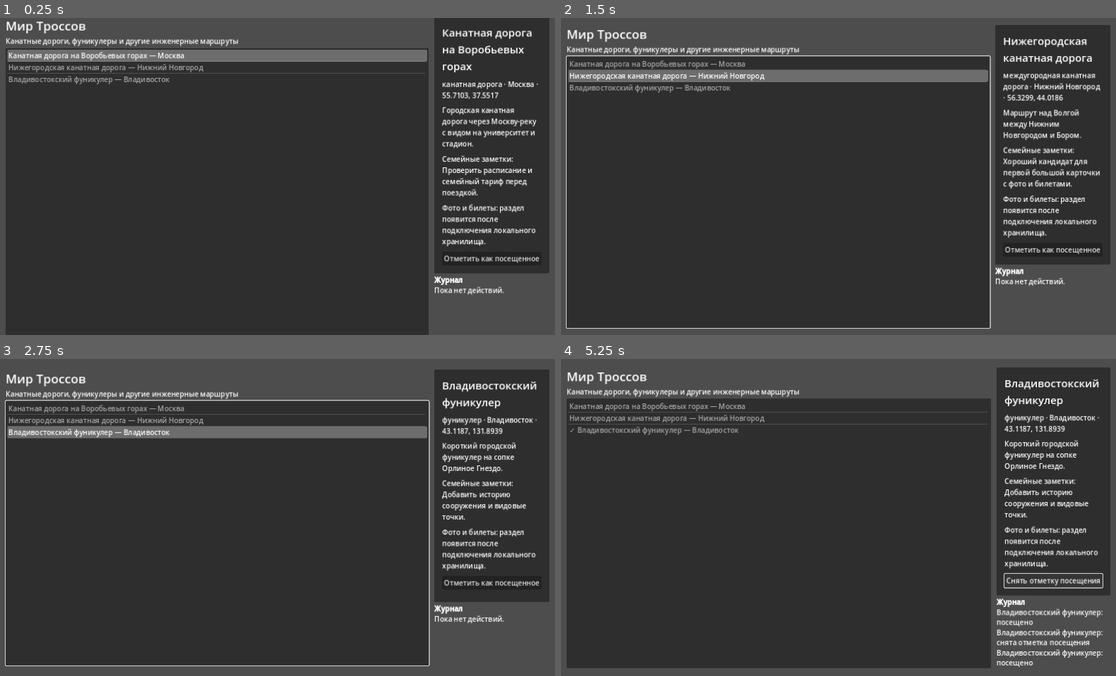
Above: before the commit, frames 1-4 (two rows, left to right).
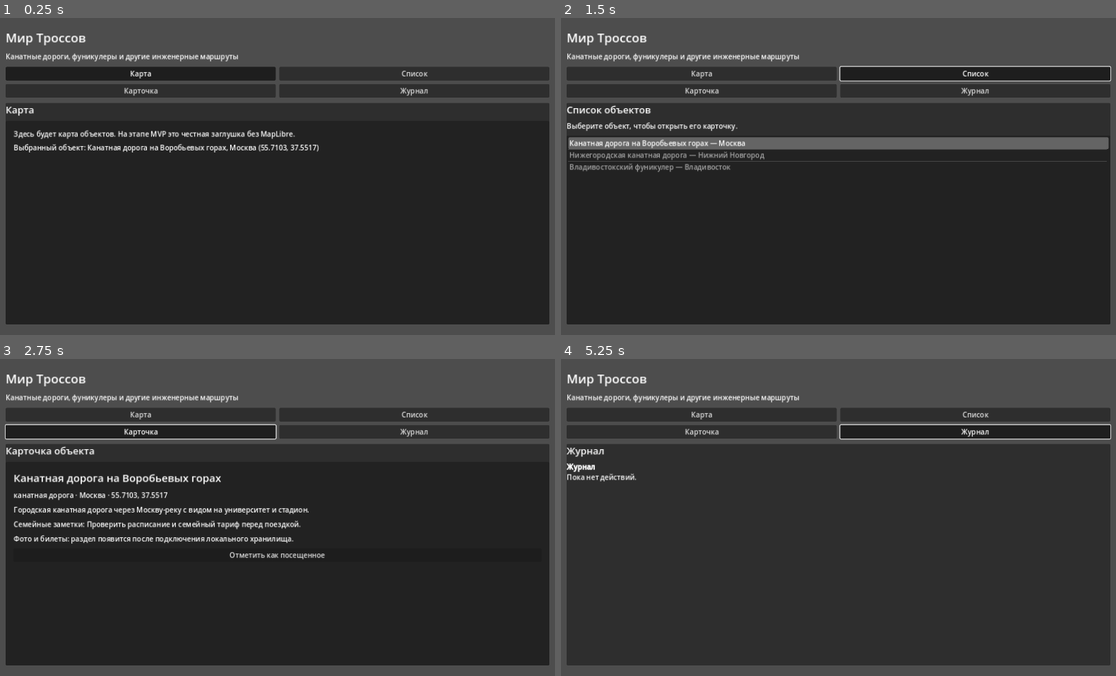
Above: after the commit, the same moments.

Repository: alexeygrigorev/cable-world
Game: Godot game, scene res://scenes/Main.tscn
The game is run twice, just before and just after one commit, with the same random seed, the same clock (stepped at 60 frames per second) and the same inputs.
Inputs (mouse positions are in pixels of both pictures, inside the frame that each line leads up to):
- Up to frame 1 (0.25 s): no input
- Up to frame 2 (1.5 s): click (699, 75) at 0.5 s, where only the run after the commit has a clickable "Карта"; click (977, 75) at 1.25 s, where only the run after the commit has a clickable "Список"
- Up to frame 3 (2.75 s): click (138, 431) at 2 s, where only the run after the commit has a clickable "Карточка"
- Up to frame 4 (5.25 s): click (977, 431) at 2.75 s, where only the run after the commit has a clickable "Журнал"; click (1054, 584) at 3.5 s, where only the run before the commit has a clickable "Отметить как посещенное"; click (1054, 584) at 4.25 s, where only the run before the commit has a clickable "Снять отметку посещения"; click (1054, 584) at 5 s, where only the run before the commit has a clickable "Отметить как посещенное"

The runs differ from the first frame. In frame 1, 22% of the frame differs, in the area x 1-99%, y 0-100%; in frame 2, 25%, in the area x 0-100%, y 2-98%; in frame 3, 21%; in frame 4, 18%.

Commit message:
Добавить модель данных и app shell
Closes #2

Closes #4

Diff:
--- a/scenes/Main.tscn
+++ b/scenes/Main.tscn
@@ -25,44 +25,158 @@
 theme_override_constants/margin_right = 24
 theme_override_constants/margin_bottom = 24
 
-[node name="Колонки" type="HSplitContainer" parent="Отступы"]
+[node name="Оболочка" type="VBoxContainer" parent="Отступы"]
 layout_mode = 2
-split_offset = 420
+theme_override_constants/separation = 12
 
-[node name="ЛеваяПанель" type="VBoxContainer" parent="Отступы/Колонки"]
-layout_mode = 2
-size_flags_horizontal = 3
-
-[node name="Заголовок" type="Label" parent="Отступы/Колонки/ЛеваяПанель"]
+[node name="Заголовок" type="Label" parent="Отступы/Оболочка"]
 layout_mode = 2
 theme_override_font_sizes/font_size = 28
 text = "Мир Троссов"
 
-[node name="Подзаголовок" type="Label" parent="Отступы/Колонки/ЛеваяПанель"]
+[node name="Подзаголовок" type="Label" parent="Отступы/Оболочка"]
 layout_mode = 2
 text = "Канатные дороги, фуникулеры и другие инженерные маршруты"
 autowrap_mode = 3
 
-[node name="ObjectList" type="ItemList" parent="Отступы/Колонки/ЛеваяПанель"]
+[node name="Навигация" type="GridContainer" parent="Отступы/Оболочка"]
+layout_mode = 2
+theme_override_constants/h_separation = 8
+theme_override_constants/v_separation = 8
+columns = 2
+
+[node name="MapButton" type="Button" parent="Отступы/Оболочка/Навигация"]
+unique_name_in_owner = true
+layout_mode = 2
+size_flags_horizontal = 3
+toggle_mode = true
+text = "Карта"
+
+[node name="ListButton" type="Button" parent="Отступы/Оболочка/Навигация"]
+unique_name_in_owner = true
+layout_mode = 2
+size_flags_horizontal = 3
+toggle_mode = true
+text = "Список"
+
+[node name="CardButton" type="Button" parent="Отступы/Оболочка/Навигация"]
+unique_name_in_owner = true
+layout_mode = 2
+size_flags_horizontal = 3
+toggle_mode = true
+text = "Карточка"
+
+[node name="JournalButton" type="Button" parent="Отступы/Оболочка/Навигация"]
+unique_name_in_owner = true
+layout_mode = 2
+size_flags_horizontal = 3
+toggle_mode = true
+text = "Журнал"
+
+[node name="Содержимое" type="PanelContainer" parent="Отступы/Оболочка"]
+layout_mode = 2
+size_flags_vertical = 3
+
+[node name="Секции" type="VBoxContainer" parent="Отступы/Оболочка/Содержимое"]
+layout_mode = 2
+size_flags_vertical = 3
+
+[node name="MapSection" type="VBoxContainer" parent="Отступы/Оболочка/Содержимое/Секции"]
+unique_name_in_owner = true
+layout_mode = 2
+size_flags_vertical = 3
+theme_override_constants/separation = 10
+
+[node name="КартаЗаголовок" type="Label" parent="Отступы/Оболочка/Содержимое/Секции/MapSection"]
+layout_mode = 2
+theme_override_font_sizes/font_size = 22
+text = "Карта"
+
+[node name="КартаЗаглушка" type="PanelContainer" parent="Отступы/Оболочка/Содержимое/Секции/MapSection"]
+custom_minimum_size = Vector2(0, 320)
+layout_mode = 2
+size_flags_vertical = 3
+
+[node name="КартаОтступы" type="MarginContainer" parent="Отступы/Оболочка/Содержимое/Секции/MapSection/КартаЗаглушка"]
+layout_mode = 2
+theme_override_constants/margin_left = 18
+theme_override_constants/margin_top = 18
+theme_override_constants/margin_right = 18
+theme_override_constants/margin_bottom = 18
+
+[node name="КартаТекст" type="VBoxContainer" parent="Отступы/Оболочка/Содержимое/Секции/MapSection/КартаЗаглушка/КартаОтступы"]
+layout_mode = 2
+theme_override_constants/separation = 8
+
+[node name="MapStatusLabel" type="Label" parent="Отступы/Оболочка/Содержимое/Секции/MapSection/КартаЗаглушка/КартаОтступы/КартаТекст"]
+unique_name_in_owner = true
+layout_mode = 2
+text = "Здесь будет карта объектов. На этапе MVP это честная заглушка без MapLibre."
+autowrap_mode = 3
+
+[node name="SelectedObjectLabel" type="Label" parent="Отступы/Оболочка/Содержимое/Секции/MapSection/КартаЗаглушка/КартаОтступы/КартаТекст"]
+unique_name_in_owner = true
+layout_mode = 2
+text = "Выбранный объект: пока не выбран"
+autowrap_mode = 3
+
+[node name="ListSection" type="VBoxContainer" parent="Отступы/Оболочка/Содержимое/Секции"]
+unique_name_in_owner = true
+visible = false
+layout_mode = 2
+size_flags_vertical = 3
+theme_override_constants/separation = 10
+
+[node name="СписокЗаголовок" type="Label" parent="Отступы/Оболочка/Содержимое/Секции/ListSection"]
+layout_mode = 2
+theme_override_font_sizes/font_size = 22
+text = "Список объектов"
+
+[node name="СписокПодсказка" type="Label" parent="Отступы/Оболочка/Содержимое/Секции/ListSection"]
+layout_mode = 2
+text = "Выберите объект, чтобы открыть его карточку."
+autowrap_mode = 3
+
+[node name="ObjectList" type="ItemList" parent="Отступы/Оболочка/Содержимое/Секции/ListSection"]
 unique_name_in_owner = true
 layout_mode = 2
 size_flags_vertical = 3
 script = ExtResource("2_list")
 
-[node name="ПраваяПанель" type="VBoxContainer" parent="Отступы/Колонки"]
+[node name="CardSection" type="VBoxContainer" parent="Отступы/Оболочка/Содержимое/Секции"]
+unique_name_in_owner = true
+visible = false
 layout_mode = 2
-size_flags_horizontal = 3
+size_flags_vertical = 3
+theme_override_constants/separation = 10
 
-[node name="ObjectCard" type="PanelContainer" parent="Отступы/Колонки/ПраваяПанель"]
+[node name="КарточкаЗаголовок" type="Label" parent="Отступы/Оболочка/Содержимое/Секции/CardSection"]
+layout_mode = 2
+theme_override_font_sizes/font_size = 22
+text = "Карточка объекта"
+
+[node name="ObjectCard" type="PanelContainer" parent="Отступы/Оболочка/Содержимое/Секции/CardSection"]
 unique_name_in_owner = true
 layout_mode = 2
 size_flags_vertical = 3
 script = ExtResource("3_card")
 
-[node name="JournalLabel" type="RichTextLabel" parent="Отступы/Колонки/ПраваяПанель"]
+[node name="JournalSection" type="VBoxContainer" parent="Отступы/Оболочка/Содержимое/Секции"]
 unique_name_in_owner = true
-custom_minimum_size = Vector2(0, 140)
+visible = false
 layout_mode = 2
+size_flags_vertical = 3
+theme_override_constants/separation = 10
+
+[node name="ЖурналЗаголовок" type="Label" parent="Отступы/Оболочка/Содержимое/Секции/JournalSection"]
+layout_mode = 2
+theme_override_font_sizes/font_size = 22
+text = "Журнал"
+
+[node name="JournalLabel" type="RichTextLabel" parent="Отступы/Оболочка/Содержимое/Секции/JournalSection"]
+unique_name_in_owner = true
+layout_mode = 2
+size_flags_vertical = 3
 bbcode_enabled = true
 fit_content = true
 text = "[b]Журнал[/b]\nПока нет действий."
--- a/scripts/main_screen.gd
+++ b/scripts/main_screen.gd
@@ -4,34 +4,90 @@
 @onready var object_list: ObjectListPanel = %ObjectList
 @onready var object_card: ObjectCardPanel = %ObjectCard
 @onready var journal_label: RichTextLabel = %JournalLabel
+@onready var selected_object_label: Label = %SelectedObjectLabel
+@onready var map_button: Button = %MapButton
+@onready var list_button: Button = %ListButton
+@onready var card_button: Button = %CardButton
+@onready var journal_button: Button = %JournalButton
+@onready var map_section: VBoxContainer = %MapSection
+@onready var list_section: VBoxContainer = %ListSection
+@onready var card_section: VBoxContainer = %CardSection
+@onready var journal_section: VBoxContainer = %JournalSection
 
 var objects: Array[Dictionary] = []
 var journal_entries: Array[String] = []
+var selected_index: int = -1
+var sections: Dictionary = {}
+var navigation_buttons: Dictionary = {}
 
 func _ready() -> void:
 	objects = DemoCatalog.get_objects()
+	sections = {
+		"map": map_section,
+		"list": list_section,
+		"card": card_section,
+		"journal": journal_section,
+	}
+	navigation_buttons = {
+		"map": map_button,
+		"list": list_button,
+		"card": card_button,
+		"journal": journal_button,
+	}
+
+	map_button.pressed.connect(func() -> void: _show_section("map"))
+	list_button.pressed.connect(func() -> void: _show_section("list"))
+	card_button.pressed.connect(func() -> void: _show_section("card"))
+	journal_button.pressed.connect(func() -> void: _show_section("journal"))
 	object_list.objects = objects
 	object_list.object_selected.connect(_on_object_selected)
 	object_card.visit_toggled.connect(_on_visit_toggled)
 
 	object_list.refresh()
 	if not objects.is_empty():
-		object_list.select_object(0)
+		_select_object(0, false)
+	_show_section("map")
 
 func _on_object_selected(index: int) -> void:
-	if index < 0 or index >= objects.size():
-		return
-
-	object_card.show_object(objects[index])
+	_select_object(index, true)
 
 func _on_visit_toggled(object_id: String, visited: bool) -> void:
 	for index in objects.size():
 		if objects[index].get("id", "") == object_id:
 			objects[index]["visited"] = visited
 			object_list.refresh()
-			object_card.show_object(objects[index])
+			_select_object(index, false)
 			_add_journal_entry(objects[index], visited)
 			return
+
+func _select_object(index: int, open_card: bool) -> void:
+	if index < 0 or index >= objects.size():
+		return
+
+	selected_index = index
+	object_list.select_visual_object(index)
+	object_card.show_object(objects[index])
+	_update_map_selection(objects[index])
+	if open_card:
+		_show_section("card")
+
+func _show_section(section_name: String) -> void:
+	for key in sections:
+		var section: Control = sections[key]
+		section.visible = key == section_name
+
+	for key in navigation_buttons:
+		var button: Button = navigation_buttons[key]
+		button.button_pressed = key == section_name
+
+func _update_map_selection(object_data: Dictionary) -> void:
+	var coordinates: Vector2 = object_data.get("coordinates", Vector2.ZERO)
+	selected_object_label.text = "Выбранный объект: %s, %s (%.4f, %.4f)" % [
+		object_data.get("name", "без названия"),
+		object_data.get("region", "регион не указан"),
+		coordinates.y,
+		coordinates.x
+	]
 
 func _add_journal_entry(object_data: Dictionary, visited: bool) -> void:
 	var status: String = "посещено" if visited else "снята отметка посещения"
--- a/scripts/object_list_panel.gd
+++ b/scripts/object_list_panel.gd
@@ -23,8 +23,14 @@
 	if index < 0 or index >= get_item_count():
 		return
 
+	select_visual_object(index)
+	object_selected.emit(index)
+
+func select_visual_object(index: int) -> void:
+	if index < 0 or index >= get_item_count():
+		return
+
 	select(index)
-	object_selected.emit(index)
 
 func _on_item_selected(index: int) -> void:
 	object_selected.emit(index)
Not shown, changed: README.md
Not shown, changed: docs/architecture.md
Not shown, added: docs/data-model.md
Not shown, added: tests/test_app_shell_contract.py
Not shown, added: tests/test_data_model_contract.py
